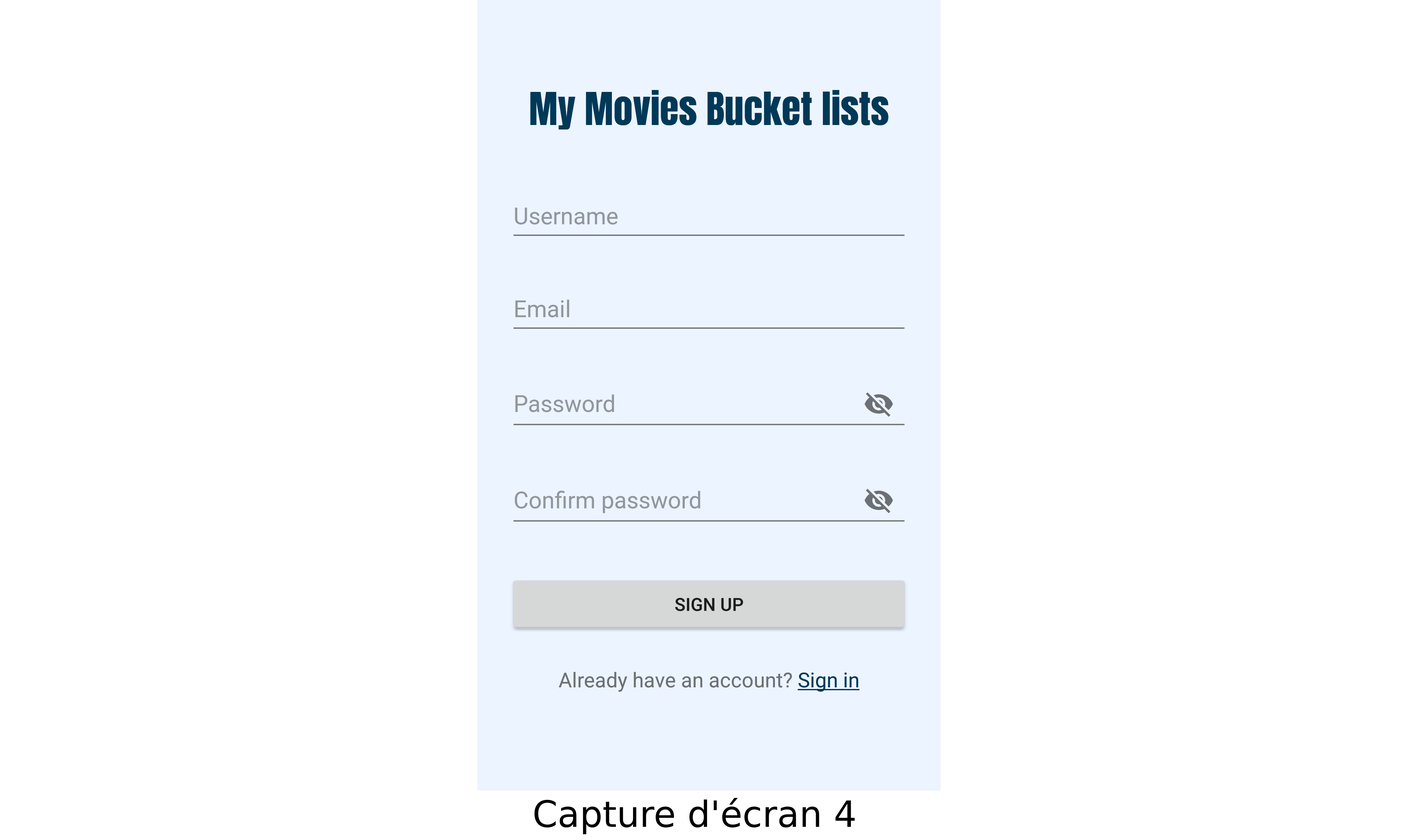
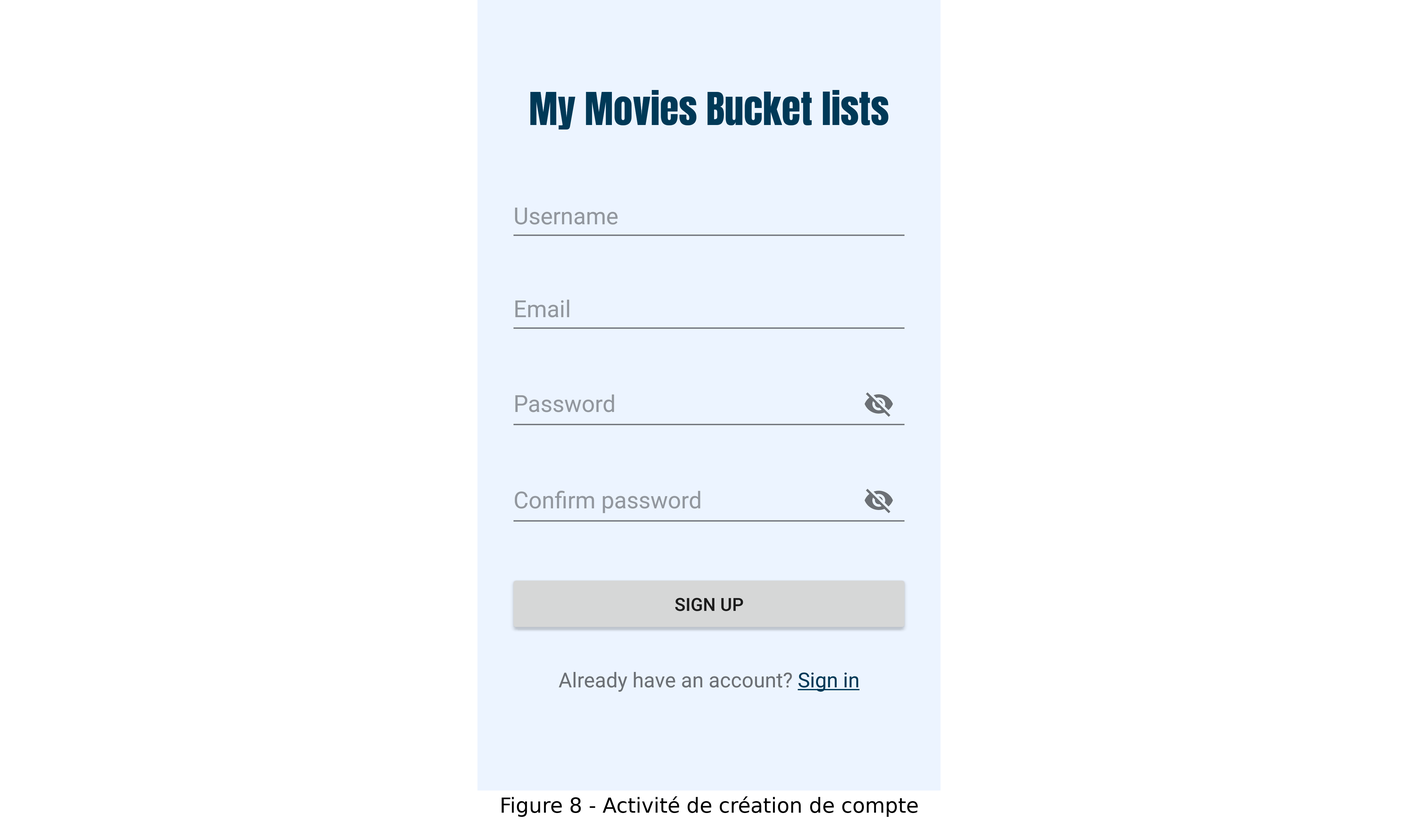
Comparing the layer stacks of the two 1418x840 images. Changes:
renamed "Capture d'écran 4" to "Figure 8 - Activité de créatio...", painted on it over [501, 796, 918, 835]
